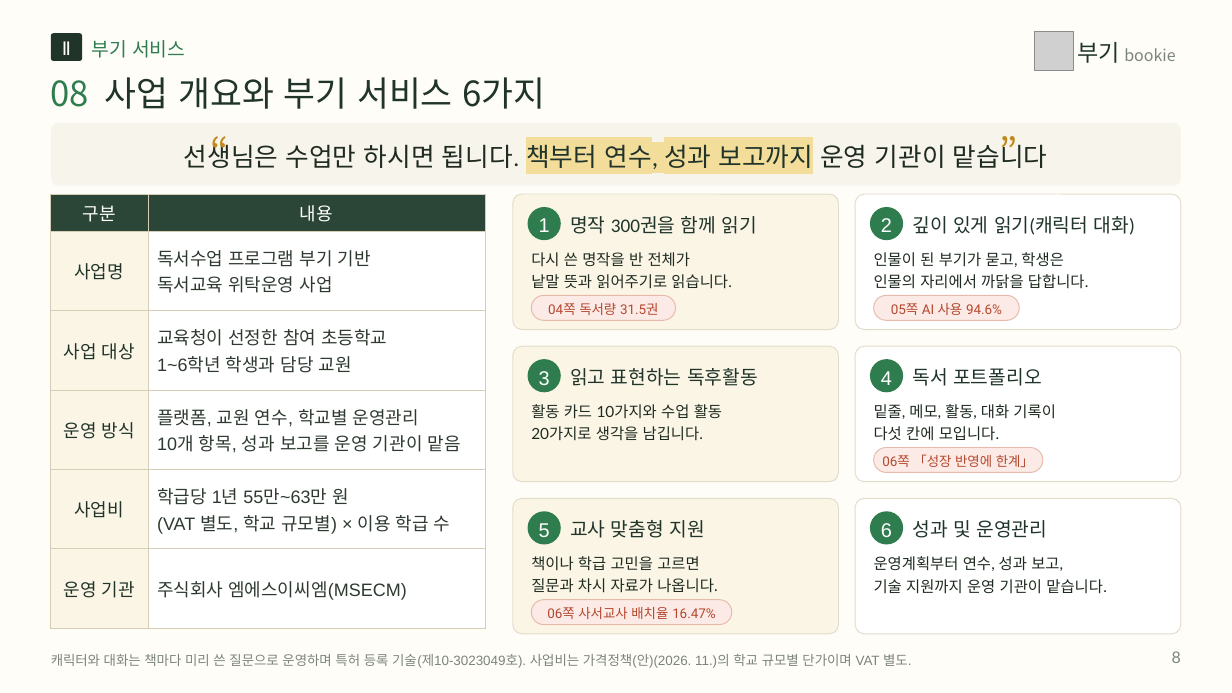
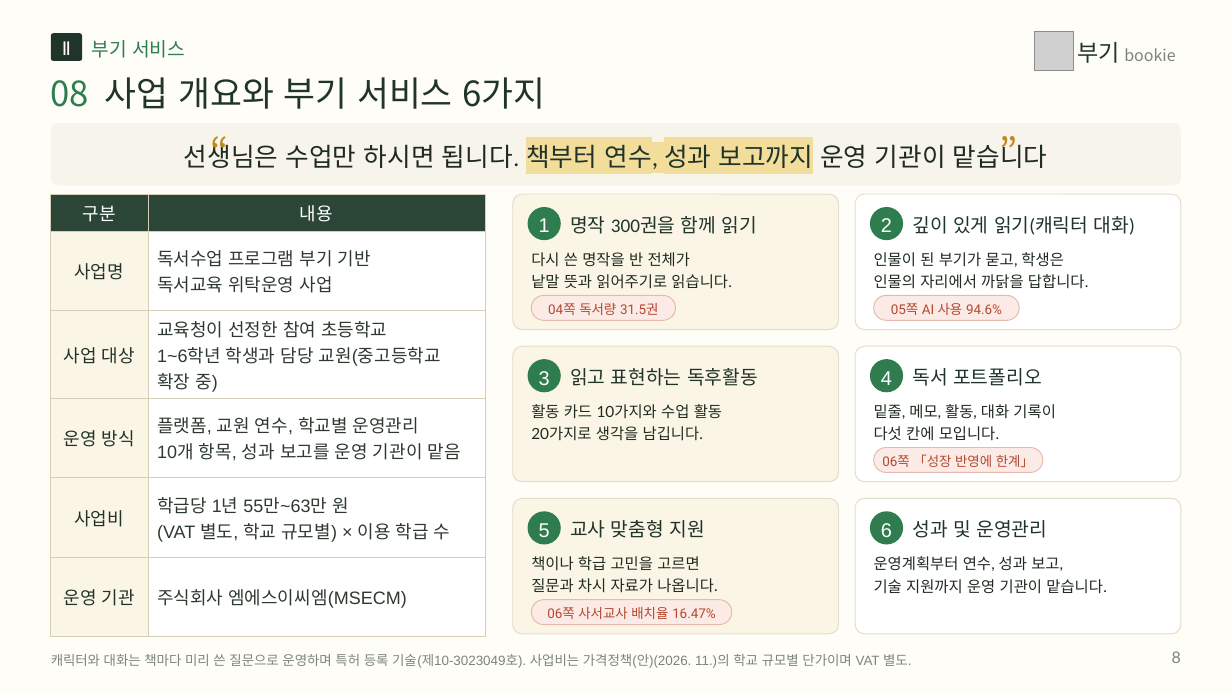
Before and after one commit to legoschool/bookie-test, a slide deck: slide 8 of promo/dl/proposal/bookie-proposal-short-20p.pptx. Drawn at 1232x693 pixels with LibreOffice and Linux fonts; fonts in the diff are those of the drawing; grey boxes stand for pictures. Boxes give left, top, right and bottom in pixels: in the first picture for what was removed or moved away, otherwise in the second. Text is boxed around its words. In the diff, an @@ line names an element or a change of style, - is before the commit and + after.

```diff
--- a/promo/dl/proposal/bookie-proposal-short-20p.pptx
+++ b/promo/dl/proposal/bookie-proposal-short-20p.pptx
@@ table at (x1=51, y1=194, x2=485, y2=612) @@
-row 3, column 2: 교육청이 선정한 참여 초등학교 / 1~6학년 학생과 담당 교원
+row 3, column 2: 교육청이 선정한 참여 초등학교 / 1~6학년 학생과 담당 교원(중고등학교 확장 중)
```
Also in this commit, not shown: 1 other slide changed, 16 other files.
